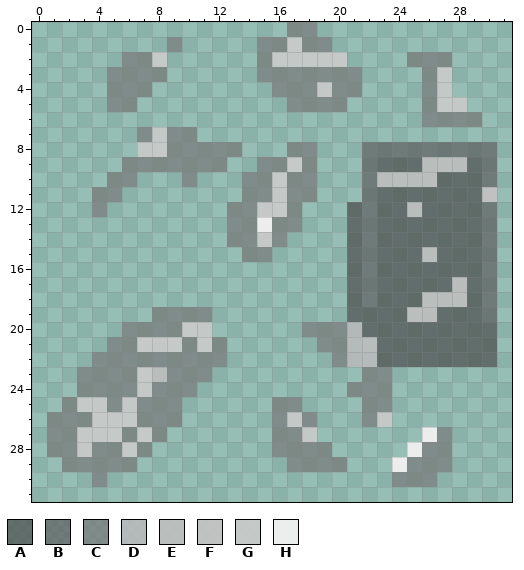
One commit to this pixel-art sprite: sprites/blocks/environment/metaglass3.png. Above is the file before it was changed.
The file is 32x32 pixels. Colours within 5 levels of each other are drawn and written as one.
Palette (. is transparent): A #4b4b4bb1  B #5d5d5db1  C #757575ad  D #b8b9bbe5  E #bebebee7  F #c4c4c4e7  G #cbcbcbe4  H #efefeff7
Pixels before, first column x 1:
 0 ................CC............
 1 ........C.....CCGCC...........
 2 .....CCG......CGGGGG....CCC...
 3 ....CCCC......CCCCCCC....CG...
 4 ....CCC........CCCGCC....CG...
 5 ....CC..........CCCC.....CGG..
 6 .........................CCCC.
 7 ......CGCC....................
 8 ......GGCCCCC...CC...BBBBBBBBB
 9 .....CCCCCCC..CCGC...BAAAEEEAB
10 ....CC...C...CCGCC...BEEEEAAAB
11 ...CC........CCGCC...BAAAAAAAF
12 ...C........CCGGC...ABAAEAAAAB
13 ............CCHCC...ABAAAAAAAB
14 ............CCGC....ABAAAAAAAB
15 .............CC.....ABAAAEAAAB
16 ....................ABAAAAAAAB
17 ....................ABAAAAAEAB
18 ....................ABAAAEEEAB
19 .......CCCC.........AAAAEEAAAB
20 .....CCCCGG......CCCDAAAAAAAAA
21 ....CCGGGCGC......CCDEAAAAAAAA
22 ...CCCCCCCCC.......CDDAAAAAAAA
23 ..CCCCGECCC..........CC.......
24 ..CCCCGCCC..........CCC.......
25 .CGGCGCCC......CC....CC.......
26 CCCGGGCCC......CGC...CG.......
27 CCGGGCGC.......CCG.......HC...
28 CCGCCGC........CCCC.....HCC...
29 .CCCCC..........CCCC...HCCC...
30 ...C...................CCC....
After:
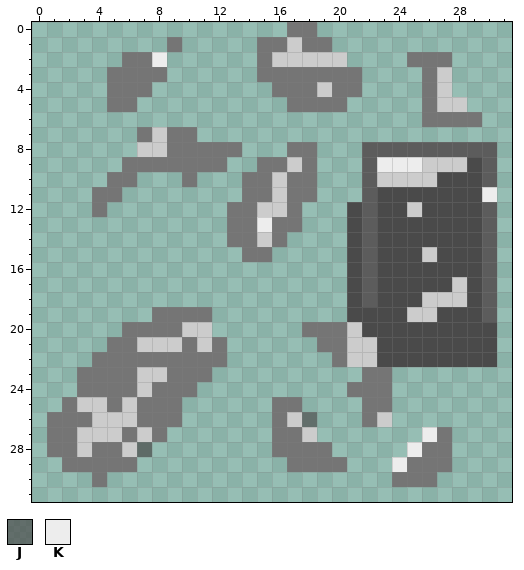
Colours new in this view: J #4b4b4bb1  K #ededed
Changes in this commit:
colour A: #4b4b4bb1 -> #4a4a4a
colour B: #5d5d5db1 -> #5c5c5c
colour C: #757575ad -> #757575
colour G: #cbcbcbe4 -> #cccccc
y 2: x 8 G -> K
y 9: x 23..28 AAAEEE -> KKKGGG
y 10: x 23..26 EEEE -> GGGG
y 11: x 30 F -> K
y 12: x 25 E -> G
y 13: x 15 H -> K
y 15: x 26 E -> G
y 17: x 28 E -> G
y 18: x 26..28 EEE -> GGG
y 19: x 25..26 EE -> GG
y 20: x 21 D -> G
y 21: x 21..22 DE -> GG
y 22: x 21..22 DD -> GG
y 23: x 8 E -> G
y 26: x 18 C -> J
y 27: x 26 H -> K
y 28: x 7 C -> J; x 25 H -> K
y 29: x 24 H -> K
